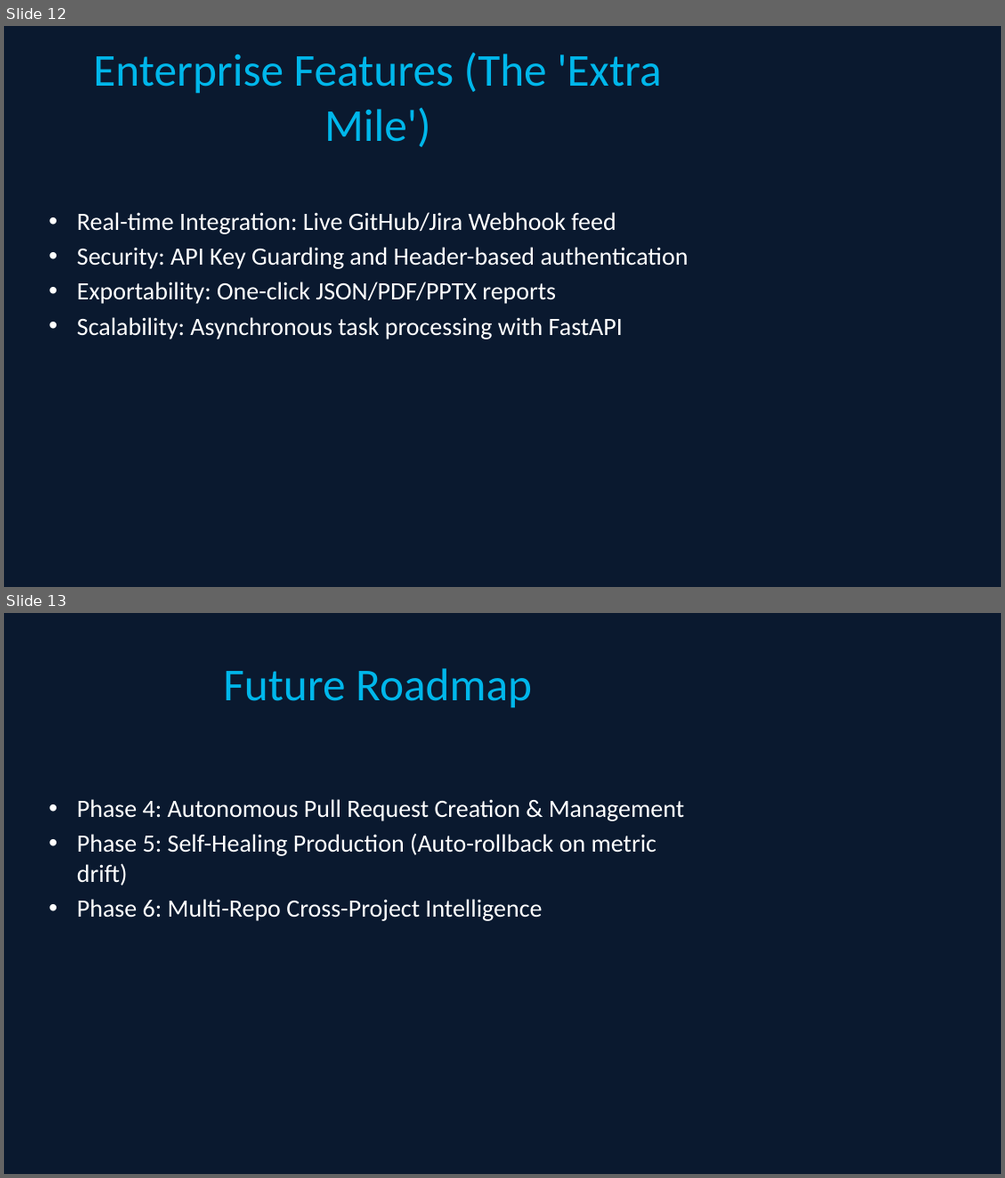
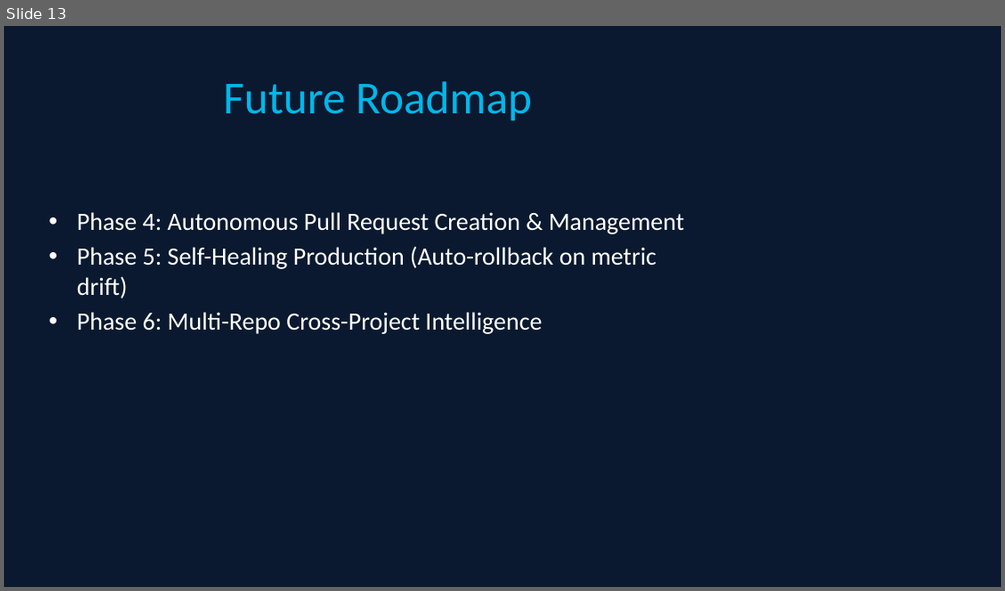
Before and after one commit to Manikandan180804/AI-Augmented-SDLC-platform, a slide deck: backend/AI_SDLC_Presentation.pptx. Shown one above the other, each under a label of ours: slides 12 and 13 before the commit, slide 13 after it. The pictures are 1005x1178 and 1005x591 pixels, drawn with LibreOffice and Linux fonts; fonts in the diff are those of the drawing. Boxes give left, top, right and bottom in pixels: in the first picture for what was removed or moved away, otherwise in the second. Text is boxed around its words. In the diff, an @@ line names an element or a change of style, - is before the commit and + after.

Commit message:
feat: add Module 8 (AI System Architect) with Mermaid.js integration

```diff
--- a/backend/AI_SDLC_Presentation.pptx
+++ b/backend/AI_SDLC_Presentation.pptx
@@ slide 12 removed at (x1=4, y1=26, x2=1001, y2=587), background #0A192F @@
@@ title removed at (x1=93, y1=53, x2=661, y2=147) @@
-Enterprise Features (The 'Extra Mile')
@@ text removed at (x1=77, y1=212, x2=688, y2=339) @@
-• Real-time Integration: Live GitHub/Jira Webhook feed
-• Security: API Key Guarding and Header-based authentication
-• Exportability: One-click JSON/PDF/PPTX reports
-• Scalability: Asynchronous task processing with FastAPI
```
Also in this commit, not shown: 9 slides changed, 1 slide added, 3 other files.
